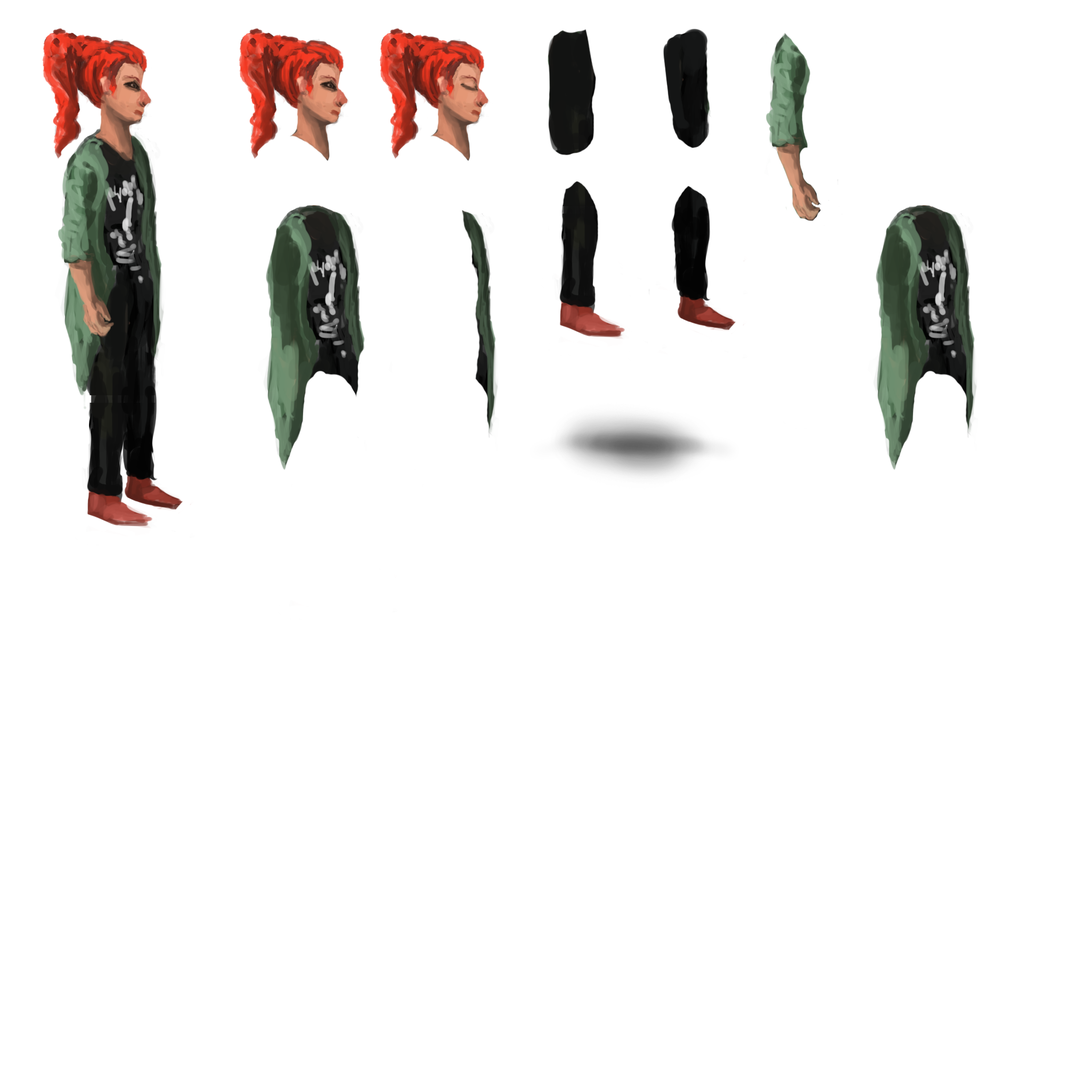
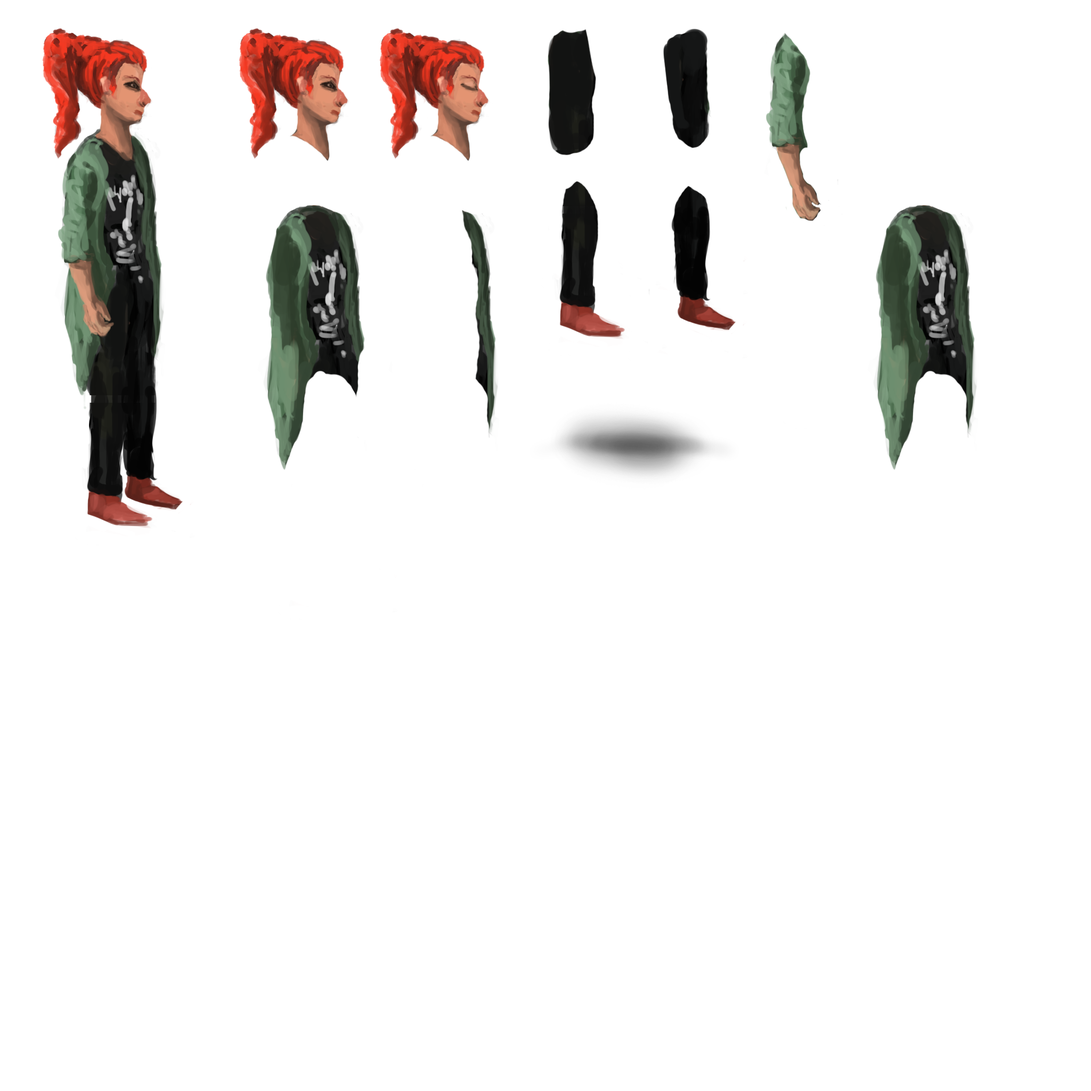
Comparing the layer stacks of the two 1091px x 1091px images. Changes:
added layer "Layer 20" above "Layer 18" over left=51, top=38, right=477, bottom=137
